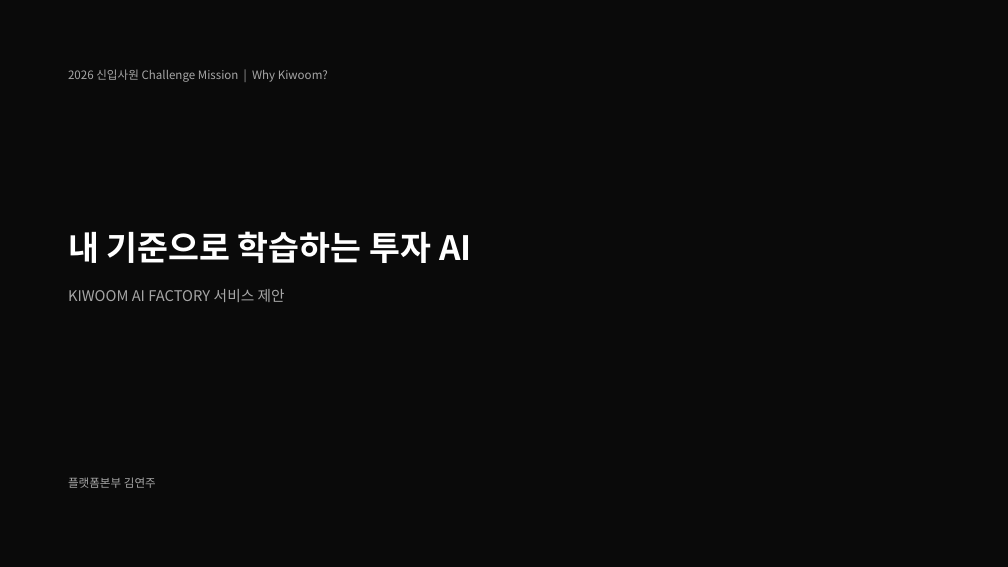
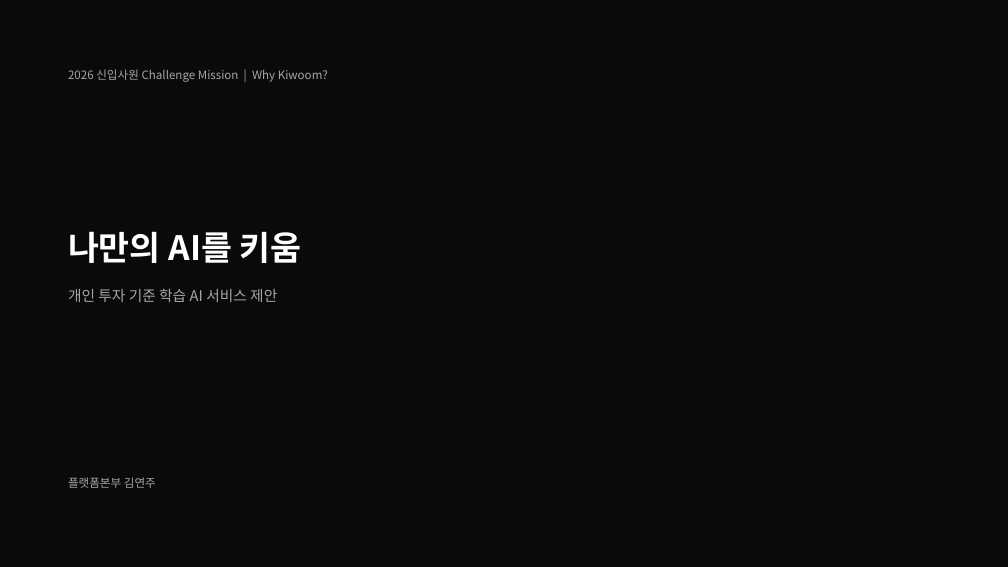
Before and after one commit to kjhoeakjy/why-kw, a slide deck: slide 1 of docs/deck/WhyKiwoom_AI_FACTORY.pptx. Drawn at 1008x567 pixels with LibreOffice and Linux fonts; fonts in the diff are those of the drawing. Boxes give left, top, right and bottom in pixels: in the first picture for what was removed or moved away, otherwise in the second. Text is boxed around its words. In the diff, an @@ line names an element or a change of style, - is before the commit and + after.

```diff
--- a/docs/deck/WhyKiwoom_AI_FACTORY.pptx
+++ b/docs/deck/WhyKiwoom_AI_FACTORY.pptx
@@ title at [68,231,302,263]: text changed @@
-내 기준으로 학습하는 투자 AI
+나만의 AI를 키움
@@ text at [68,289,277,302]: text changed @@
-KIWOOM AI FACTORY 서비스 제안
+개인 투자 기준 학습 AI 서비스 제안
```
Also in this commit, not shown: 5 other slides changed, 6 other files.
